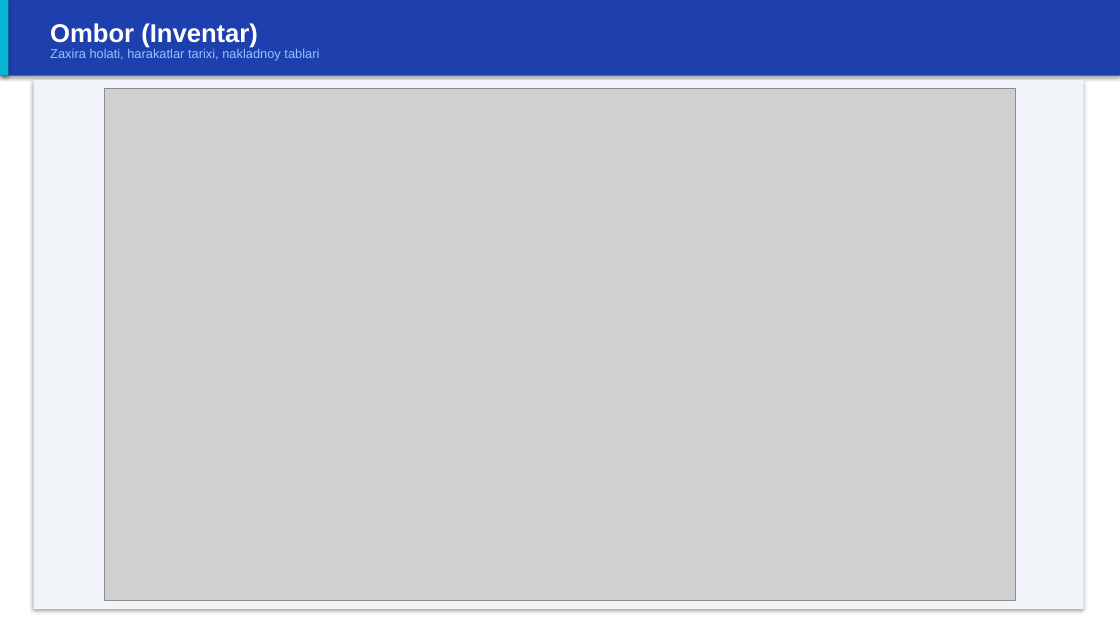
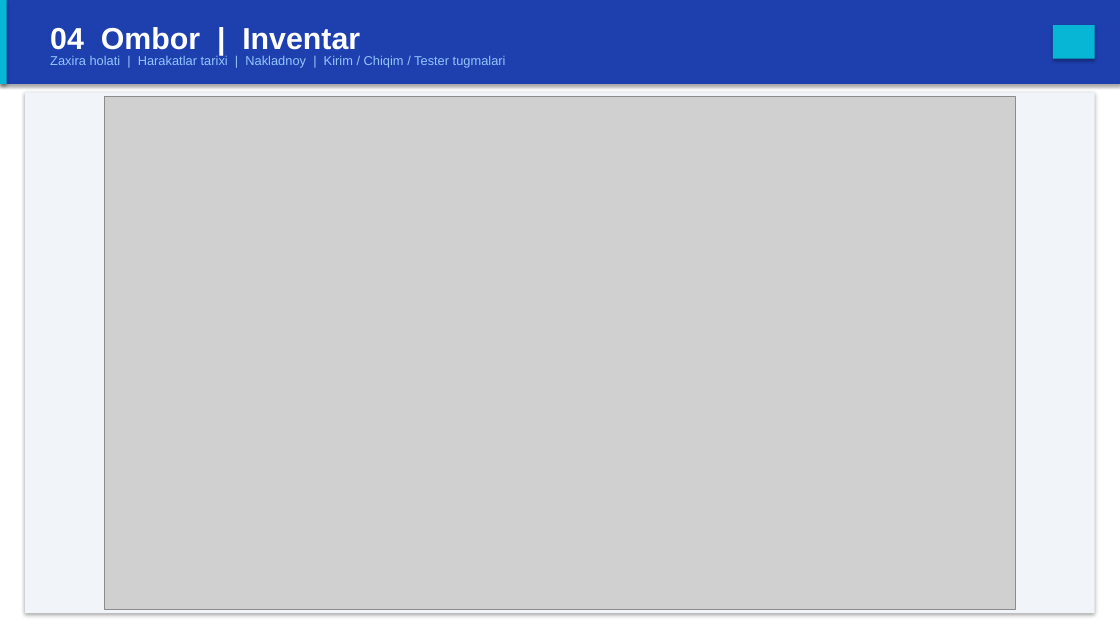
Before and after one commit to AI-automatization/Pos-cosmetics, a slide deck: slide 9 of docs/RAOS_Admin_Panel_Guide.pptx (slide 23 before the commit). Drawn at 1120x630 pixels with LibreOffice and Linux fonts; fonts in the diff are those of the drawing; grey boxes stand for pictures. Boxes give left, top, right and bottom in pixels: in the first picture for what was removed or moved away, otherwise in the second. Text is boxed around its words. In the diff, an @@ line names an element or a change of style, - is before the commit and + after.

```diff
--- a/docs/RAOS_Admin_Panel_Guide.pptx
+++ b/docs/RAOS_Admin_Panel_Guide.pptx
@@ rectangle: place and size @@
-rectangle at (0, 0, 1120, 76)
+rectangle at (0, 0, 1120, 84)
@@ rectangle: place and size @@
-rectangle at (0, 0, 8, 76)
+rectangle at (0, 0, 7, 84)
@@ text at (50, 27, 360, 50): text changed; size 22 to 26 pt @@
-Ombor (Inventar)
+04 Ombor | Inventar
@@ rectangle added at (1053, 25, 1095, 59), fill #06B6D4 @@
@@ text at (50, 55, 506, 68): text changed @@
-Zaxira holati, harakatlar tarixi, nakladnoy tablari
+Zaxira holati | Harakatlar tarixi | Nakladnoy | Kirim / Chiqim / Tester tugmalari
@@ rectangle: place and size @@
-rectangle at (34, 80, 1084, 609)
+rectangle at (25, 92, 1095, 613)
@@ picture: place and size @@
-picture at (104, 88, 1015, 601)
+picture at (104, 97, 1015, 609)
```
Also in this commit, not shown: 13 other slides changed, 13 slides added, 25 slides removed, 44 other files.
